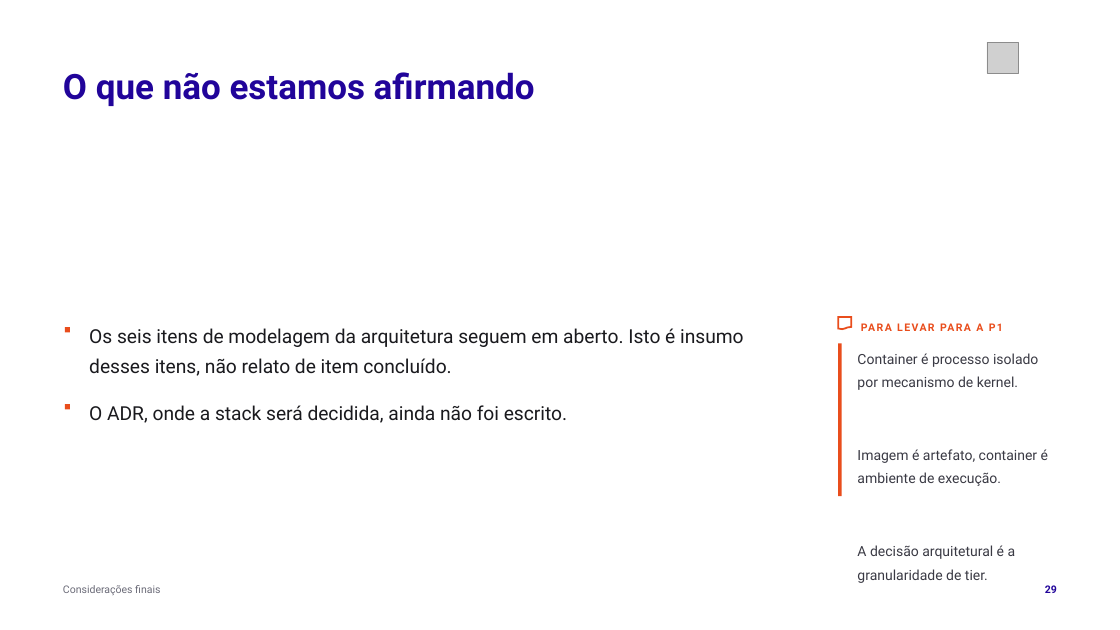
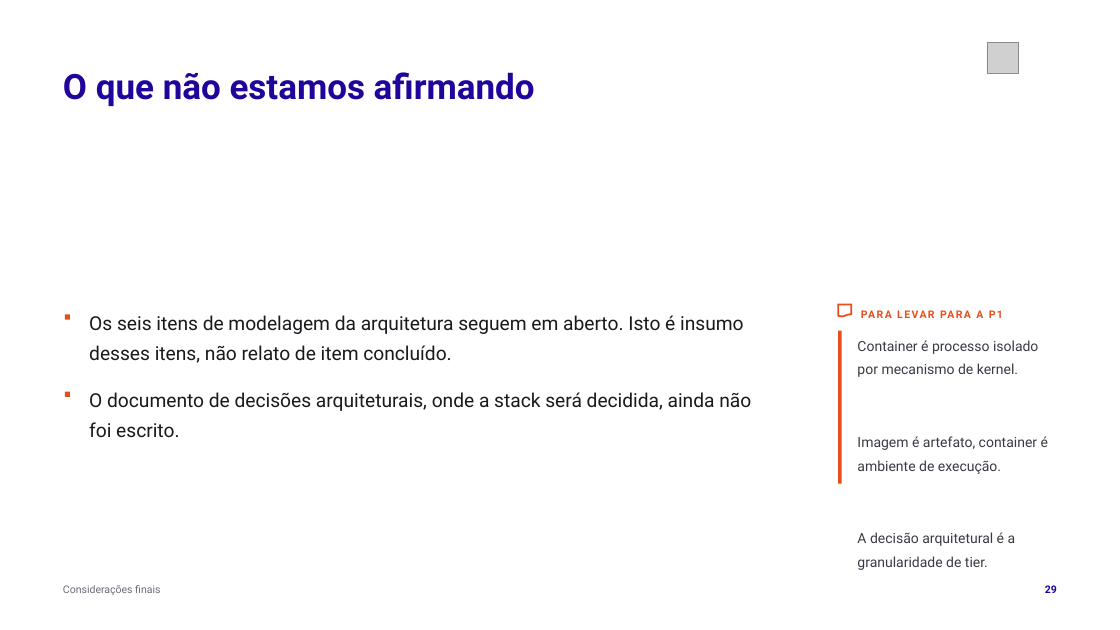
Before and after one commit to tcpassos/invite-app, a slide deck: slide 29 of trabalhos/T1-Docker-Invite-People.pptx. Drawn at 1120x630 pixels with LibreOffice and Linux fonts; fonts in the diff are those of the drawing; grey boxes stand for pictures. Boxes give left, top, right and bottom in pixels: in the first picture for what was removed or moved away, otherwise in the second. Text is boxed around its words. In the diff, an @@ line names an element or a change of style, - is before the commit and + after.

```diff
--- a/trabalhos/T1-Docker-Invite-People.pptx
+++ b/trabalhos/T1-Docker-Invite-People.pptx
@@ 3 texts, 2 rectangles, 1 flow chart document moved together from (x1=65, y1=318, x2=1048, y2=583) to (x1=65, y1=304, x2=1048, y2=570) @@
@@ rectangle moved from (x1=65, y1=404, x2=70, y2=409) to (x1=65, y1=392, x2=70, y2=397) @@
@@ text at (x1=89, y1=392, x2=751, y2=437): text changed @@
-O ADR, onde a stack será decidida, ainda não foi escrito.
+O documento de decisões arquiteturais, onde a stack será decidida, ainda não foi escrito.
```
Also in this commit, not shown: 6 other slides changed, 11 other files.
